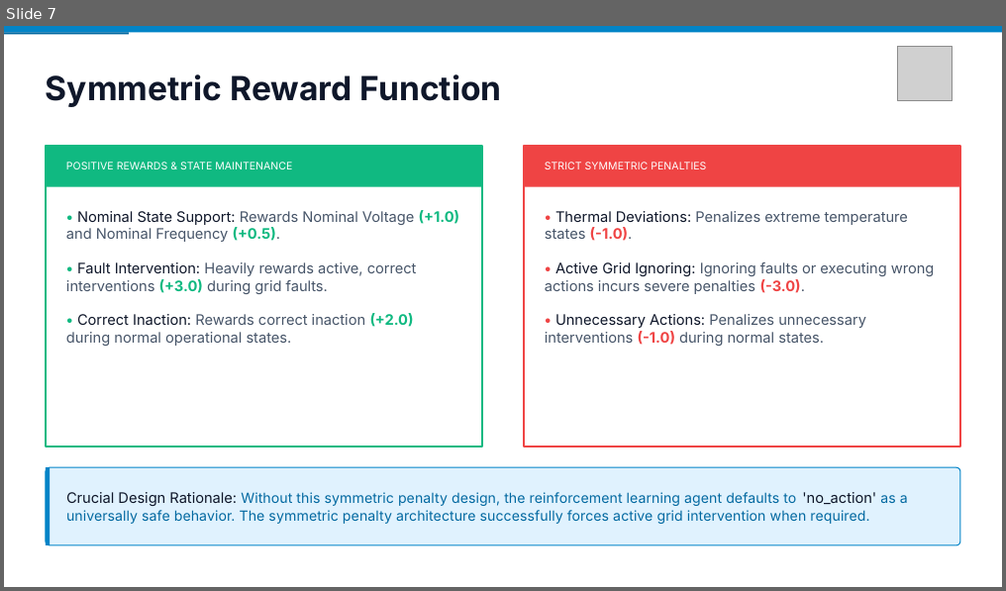
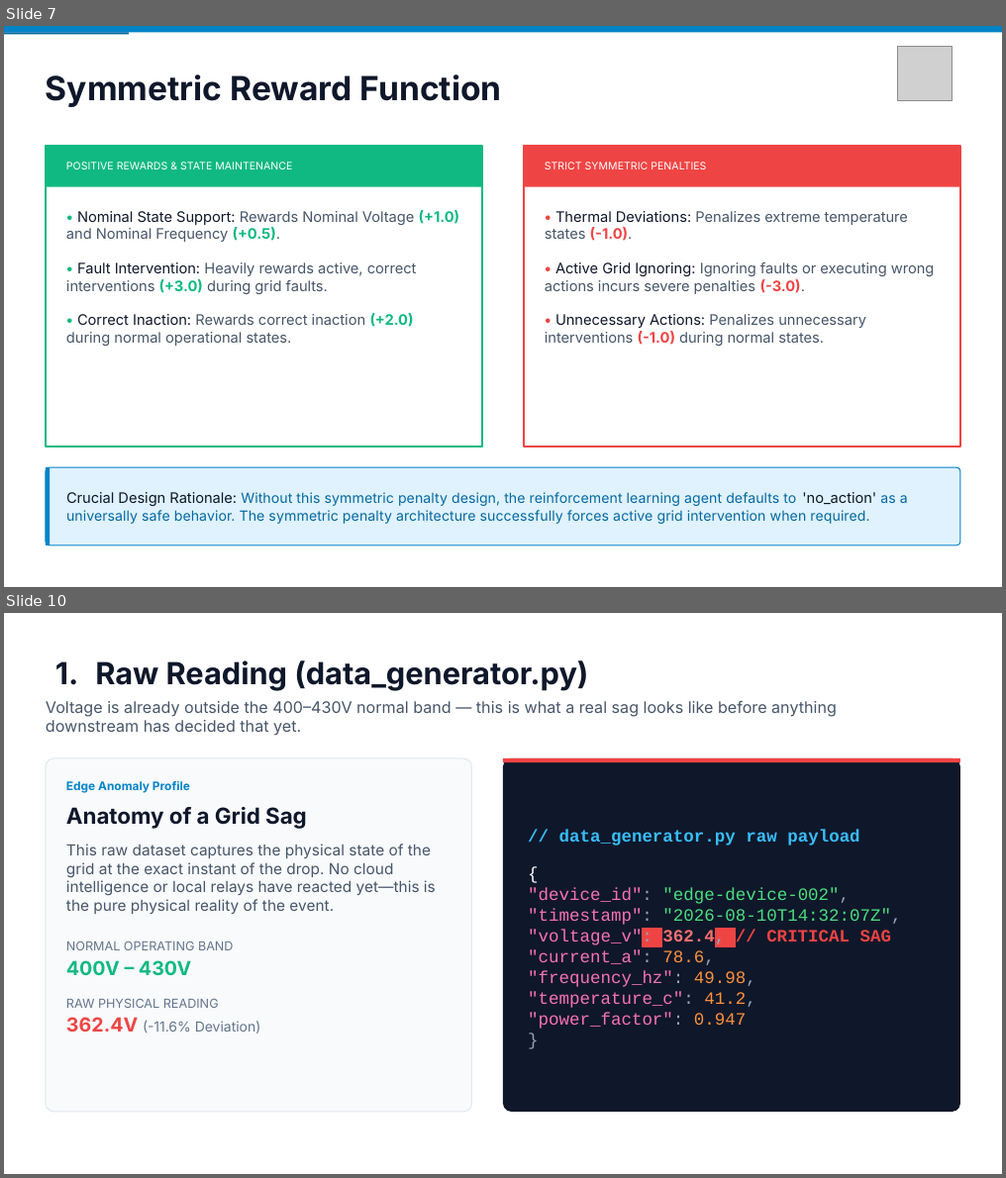
Before and after one commit to hrshimpi/power-grid-iot-RL-pipeline, a slide deck: docs/Grid-RL Presentation.pptx. Shown one above the other, each under a label of ours: slide 7 before the commit, slides 7 and 10 after it; the slides between them are not shown. The pictures are 1006x591 and 1006x1178 pixels, drawn with LibreOffice and Linux fonts; fonts in the diff are those of the drawing; grey boxes stand for pictures. Boxes give left, top, right and bottom in pixels: in the first picture for what was removed or moved away, otherwise in the second. Text is boxed around its words. In the diff, an @@ line names an element or a change of style, - is before the commit and + after.

Commit message:
docs: update presentation deck
Expanded from 13 to 24 slides: deeper architecture/security detail,
the full stage-by-stage data journey, attack simulation, and the
fault-detection chart.

```diff
--- a/docs/Grid-RL Presentation.pptx
+++ b/docs/Grid-RL Presentation.pptx
@@ slide 10 added at (4, 613, 1002, 1174), background #FFFFFF @@
@@ text added at (46, 661, 837, 736), 11.5 pt, text #475569 @@
+1. Raw Reading (data_generator.py)
+Voltage is already outside the 400–430V normal band — this is what a real sag looks like before anything downstream has decided that yet.
@@ rounded rectangle added at (46, 759, 472, 1112), fill #F8FAFC, outline #E2E8F0 0.75 pt @@
@@ rounded rectangle added at (503, 759, 960, 1112), fill #0F172A @@
@@ rectangle added at (503, 759, 960, 762), fill #EF4444 @@
@@ text added at (66, 781, 436, 1034), 11 pt, text #475569 @@
+Edge Anomaly Profile
+Anatomy of a Grid Sag
+This raw dataset captures the physical state of the grid at the exact instant of the drop. No cloud intelligence or local relays have reacted yet—this is the pure physical reality of the event.
+NORMAL OPERATING BAND
+400V – 430V
+RAW PHYSICAL READING
+362.4V (-11.6% Deviation)
@@ text added at (528, 830, 901, 1029), 12.5 pt, text #F472B6 @@
+// data_generator.py raw payload
+{
+"device_id": "edge-device-002",
+"timestamp": "2026-08-10T14:32:07Z",
+"voltage_v": 362.4, // CRITICAL SAG
+"current_a": 78.6,
+"frequency_hz": 49.98,
+"temperature_c": 41.2,
+"power_factor": 0.947
+}
```
Also in this commit, not shown: 5 slides changed, 10 other slides added.
